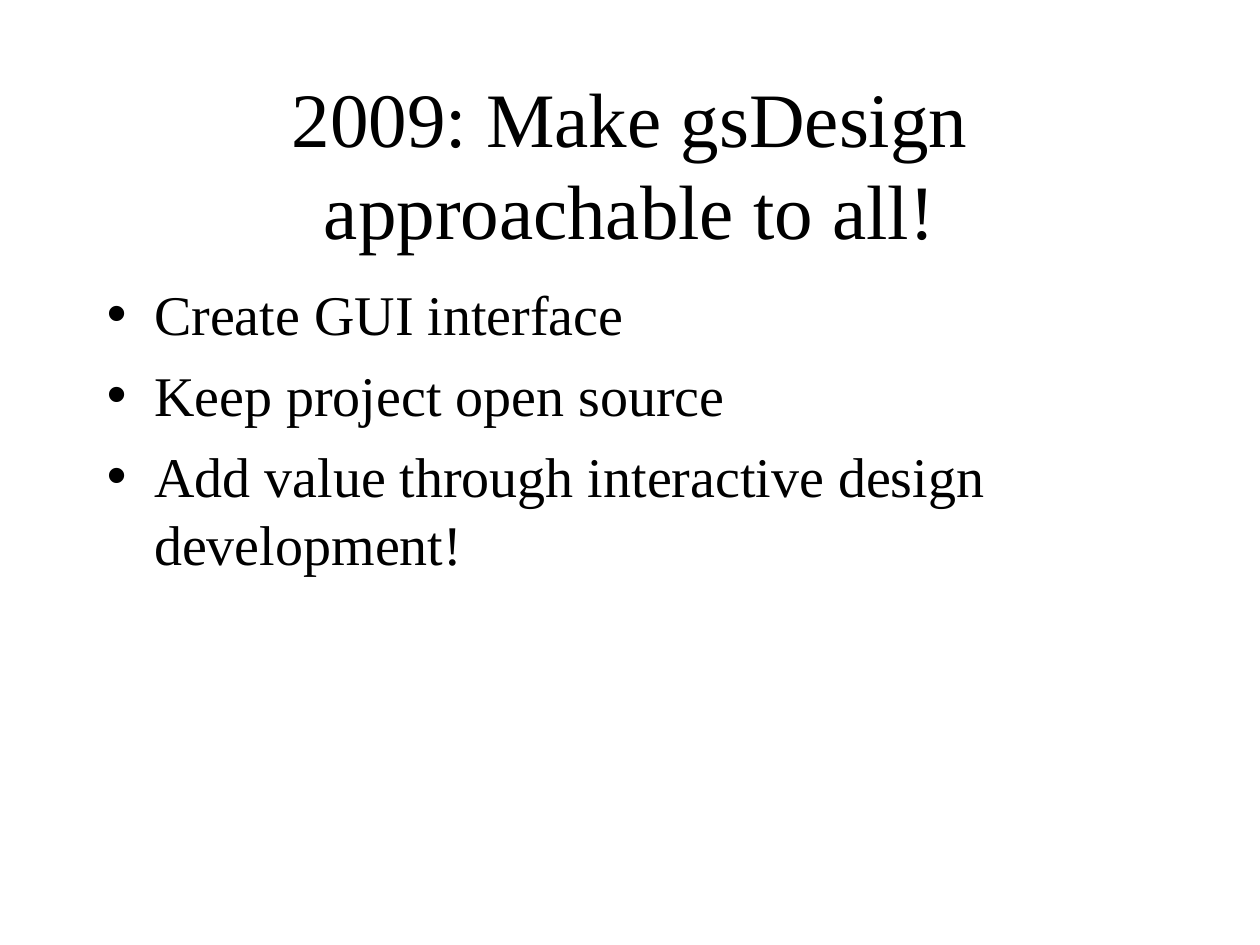
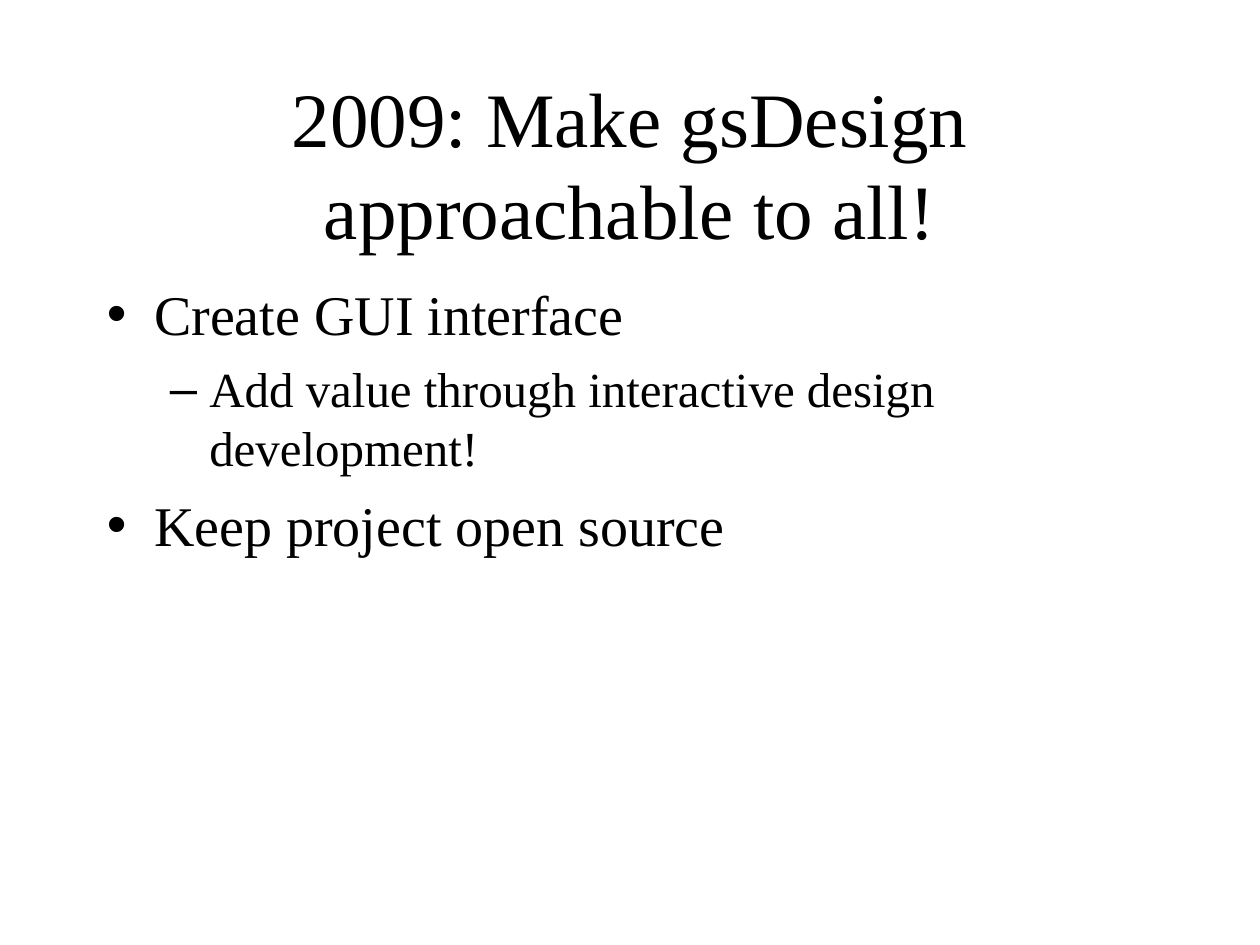
Before and after one commit to r-forge/gsdesign, a slide deck: slide 3 of pkg/gsDesignGUIReview/osx/gsDx.ppt. Drawn at 1260x945 pixels with LibreOffice and Linux fonts; fonts in the diff are those of the drawing; background and template pictures are left out. Boxes give left, top, right and bottom in pixels: in the first picture for what was removed or moved away, otherwise in the second. Text is boxed around its words. In the diff, an @@ line names an element or a change of style, - is before the commit and + after.

```diff
--- a/pkg/gsDesignGUIReview/osx/gsDx.ppt
+++ b/pkg/gsDesignGUIReview/osx/gsDx.ppt
@@ text at [209, 373, 935, 476]: paragraph added @@
+  – Add value through interactive design development!
@@ text at [154, 458, 984, 575]: paragraph removed @@
-• Add value through interactive design development!
```
Also in this commit, not shown: 7 other slides changed, 1 slide added, 1 slide removed.
